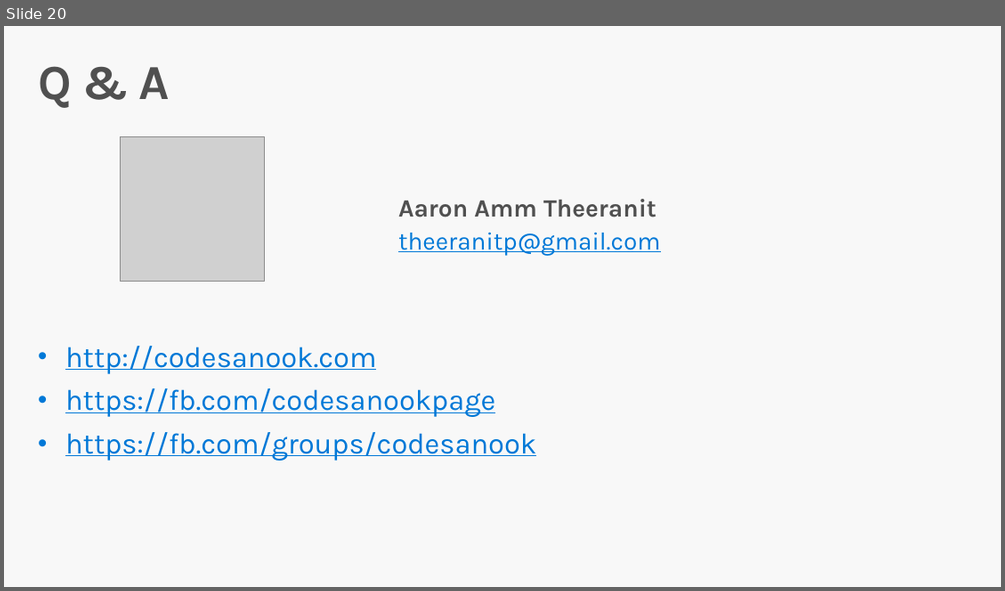
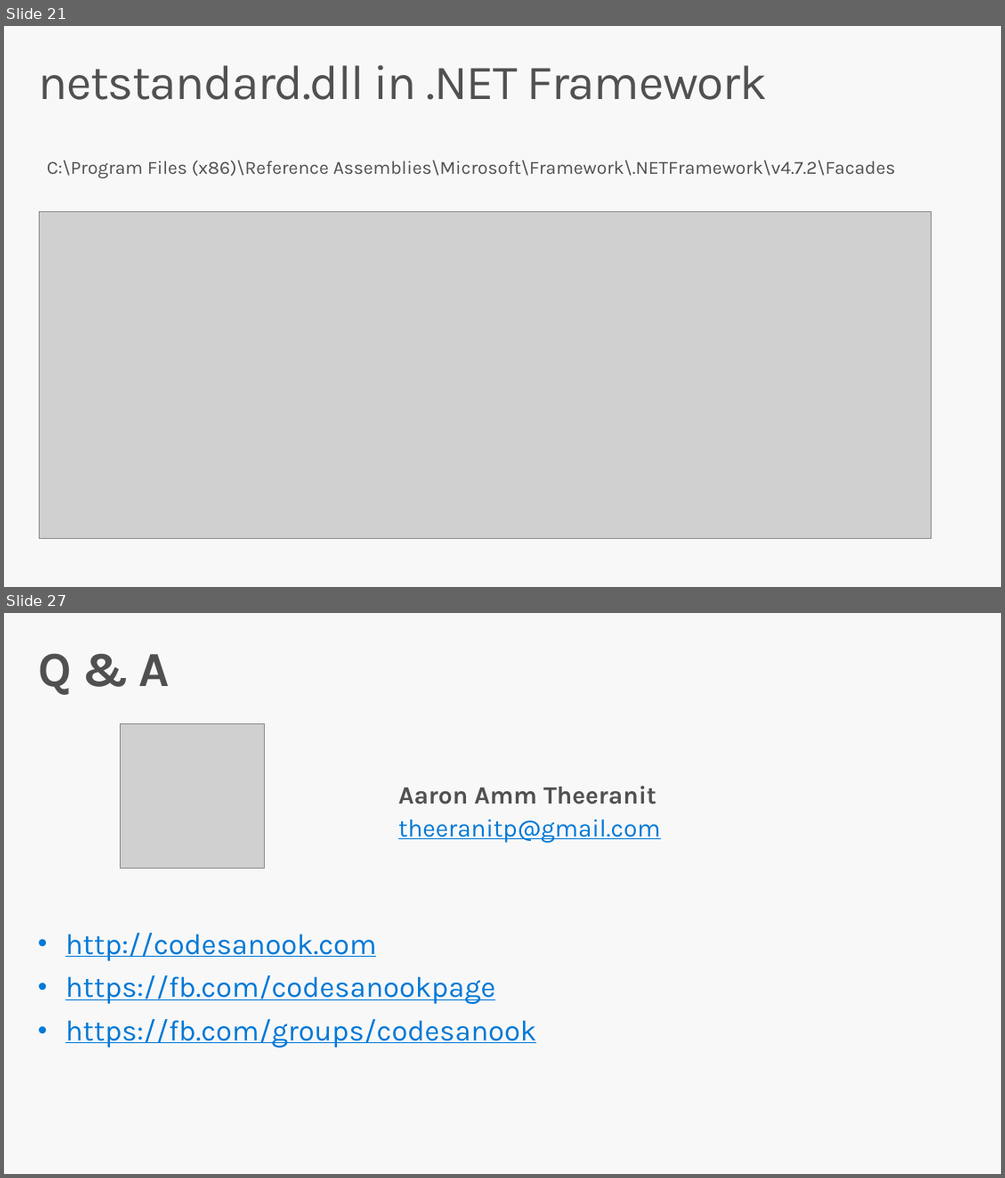
Before and after one commit to DotNetConfTh/dotnetconfth.github.io, a slide deck: dotnetconf/Technical/Decks/Aaron_NetStandard/Build Great Libraries using .NET Standard-Aaron.pptx. Shown one above the other, each under a label of ours: slide 20 before the commit, slides 21 and 27 after it; the slides between them are not shown. The pictures are 1005x591 and 1005x1178 pixels, drawn with LibreOffice and Linux fonts; fonts in the diff are those of the drawing; grey boxes stand for pictures; background and template pictures are left out. Boxes give left, top, right and bottom in pixels: in the first picture for what was removed or moved away, otherwise in the second. Text is boxed around its words. In the diff, an @@ line names an element or a change of style, - is before the commit and + after.

```diff
--- a/dotnetconf/Technical/Decks/Aaron_NetStandard/Build Great Libraries using .NET Standard-Aaron.pptx
+++ b/dotnetconf/Technical/Decks/Aaron_NetStandard/Build Great Libraries using .NET Standard-Aaron.pptx
@@ slide 21 added at (4, 26, 1001, 587), background #F8F8F8 @@
@@ title added at (38, 65, 768, 100), 47 pt, text #505050 @@
+netstandard.dll in .NET Framework
@@ text added at (47, 160, 896, 178), 18 pt, text #505050 @@
+C:\Program Files (x86)\Reference Assemblies\Microsoft\Framework\.NETFramework\v4.7.2\Facades
@@ picture added at (39, 211, 931, 539) @@
@@ what was slide 20 is now slide 27 @@
```
Also in this commit, not shown: 8 slides changed, 13 other slides added, 12 slides removed.
